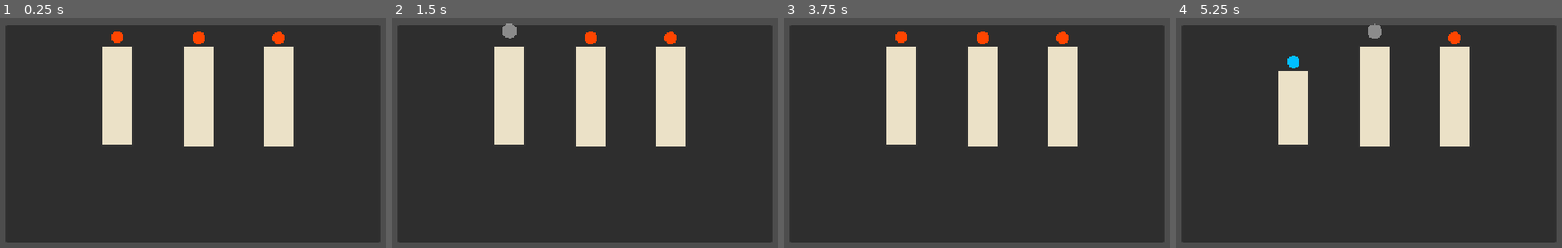
Above: before the commit, frames 1-4 (left to right).
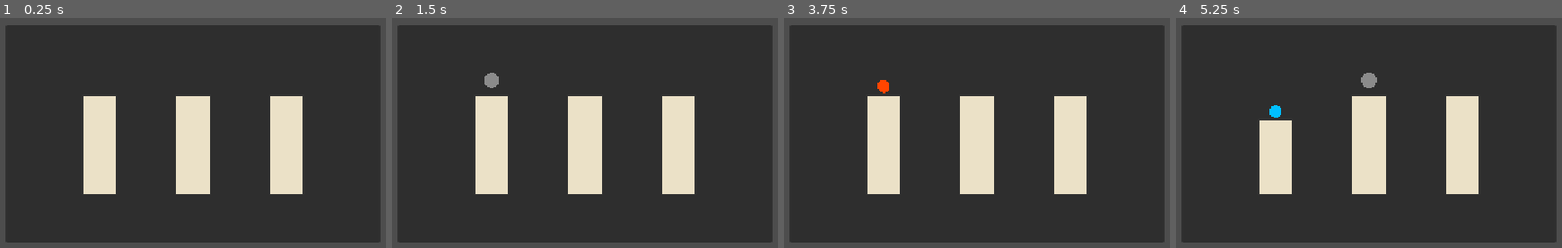
Above: after the commit, the same moments.

Repository: kelstilllearning/ahsanino123-handson
Game: Godot game, scene res://RitualCandleStuff/CandleRitualPopup.tscn
Two runs of this game, one before a commit and one after it. Both use one fixed random seed, a clock stepped at 60 frames per second and the inputs below. This scene is started directly instead of the project's main scene.
Inputs (mouse positions are in pixels of both pictures, inside the frame that each line leads up to):
- Up to frame 1 (0.25 s): no input
- Up to frame 2 (1.5 s): tap Enter at 0.5 s; move the mouse to (743, 114) at 0.52 s; hold F (Interact) 0.53-1.28 s; hold D (right) from 0.53 s (still down); tap W (jump) at 0.77 s; tap Space (Lockpick) at 0.8, 1.25, 1.35 s; move the mouse to (442, 153) at 1.27 s
- Up to frame 3 (3.75 s): tap W (jump) at 1.52, 3.02 s; tap F (Interact) at 1.55, 3.05 s; move the mouse to (1050, 45) at 2.02 s; release D (right) at 2.03 s; hold A (left) 2.03-2.78 s; hold F (Interact) 2.03-2.78 s; tap Space (Lockpick) at 2.3, 2.85 s; tap Enter at 2.75 s; move the mouse to (942, 215) at 2.77 s; hold D (right) from 2.78 s (still down); move the mouse to (outside the picture) at 3.52 s; hold Space (Lockpick) from 3.53 s (still down); click (outside the picture) at 3.6 s
- Up to frame 4 (5.25 s): tap W (jump) at 3.77, 4.52 s; move the mouse to (outside the picture) at 4.27 s; release D (right) at 4.28 s; release Space (Lockpick) at 4.28 s; hold A (left) 4.28-5.03 s; tap Mouse wheel up (zoom_in) at 4.35 s; tap F (Interact) at 4.55 s; tap Space (Lockpick) at 5 s; move the mouse to (1403, 133) at 5.02 s; hold D (right) from 5.03 s (still down); hold Mouse wheel down (zoom_out) from 5.03 s (still down)

The runs differ from the first frame. In frame 1, 14% of the frame differs, in the area x 21-79%, y 5-77%; in frame 2, 14%, in the area x 21-79%, y 2-77%; in frame 3, 14%; in frame 4, 13%.

Commit message:
fixd a bunch of stuff

Diff:
--- a/LevelStuff/Door.tscn
+++ b/LevelStuff/Door.tscn
@@ -3,7 +3,7 @@
 [ext_resource type="Script" uid="uid://bojpeolm0qqm" path="res://LevelStuff/Interactables.gd" id="1_uxpoo"]
 [ext_resource type="Texture2D" uid="uid://bsowdul1d8j6n" path="res://LevelStuff/lpc-doors-animated-1.png" id="2_pm7w2"]
 [ext_resource type="AudioStream" uid="uid://d3ovi3cpjpmuu" path="res://Lockpickingstuff/dooropensound.mp3" id="3_epcdc"]
-[ext_resource type="AudioStream" uid="uid://b1m0lwpfqurgx" path="res://LevelStuff/lockpicksuccess.mp3" id="4_epcdc"]
+[ext_resource type="AudioStream" uid="uid://bw1dt1774ccsa" path="res://Levels/mainlevelresources/lockpick.wav" id="4_epcdc"]
 
 [sub_resource type="CircleShape2D" id="CircleShape2D_xrivr"]
 radius = 91.09336
@@ -104,6 +104,7 @@
 
 [node name="Successsound" type="AudioStreamPlayer2D" parent="." unique_id=1027875570]
 stream = ExtResource("4_epcdc")
+volume_db = 24.0
 
 [connection signal="body_entered" from="." to="." method="_on_body_entered"]
 [connection signal="body_exited" from="." to="." method="_on_body_exited"]
--- a/Lockpickingstuff/LockpickPopup.tscn
+++ b/Lockpickingstuff/LockpickPopup.tscn
@@ -1,6 +1,7 @@
 [gd_scene format=3 uid="uid://cr1fa21bokj5b"]
 
 [ext_resource type="Script" uid="uid://b8e7pm8b5wq3" path="res://Lockpickingstuff/moving.gd" id="1_peesp"]
+[ext_resource type="AudioStream" uid="uid://bw1dt1774ccsa" path="res://Levels/mainlevelresources/lockpick.wav" id="2_ixj1p"]
 
 [sub_resource type="StyleBoxEmpty" id="StyleBoxEmpty_ixj1p"]
 
@@ -39,5 +40,7 @@
 texture = SubResource("GradientTexture2D_ixj1p")
 
 [node name="AudioStreamPlayer2D" type="AudioStreamPlayer2D" parent="." unique_id=1907526789]
+stream = ExtResource("2_ixj1p")
+volume_db = 24.0
 
 [node name="Sprite2D" type="Sprite2D" parent="." unique_id=905944710]
--- a/Player_InteractionManager.gd
+++ b/Player_InteractionManager.gd
@@ -32,14 +32,18 @@
 signal interaction_started
 signal interaction_ended
 signal lockpick_state_changed(is_active: bool)
+signal candle_lit(current_count: int, max_count: int)
+signal game_ended
 
 @export var near_interactables: Array[Node2D] = []
 @export var highlight_color: Color = Color(1.0, 0.9, 0.15, 1.0)
 @export var highlight_width: float = 1.5
+@export var max_candles: int = 3
 
 @onready var parent: Node = get_parent()
 @onready var ui_layer: CanvasLayer = find_child("CanvasLayer", false, false)
 
+var lit_candles: int = 0
 var lockpick_status: bool = false
 var lockpick_current: Node = null
 var _outline_material: ShaderMaterial
@@ -131,7 +135,8 @@
 
 func _start_lockpick() -> void:
 	lockpick_status = true
-	get_parent().busyness.emit()
+	if is_instance_valid(parent) and parent.has_signal("busyness"):
+		parent.busyness.emit()
 	interaction_started.emit()
 	lockpick_state_changed.emit(true)
 
@@ -164,8 +169,26 @@
 		lockpick_current.queue_free()
 		await get_tree().process_frame
 		lockpick_current = null
+	if is_instance_valid(parent) and parent.has_signal("busyness"):
 		parent.busyness.emit()
 
 func lockpicksuccess() -> void:
-	if is_instance_valid(targeted) and targeted.has_signal("successfullock"):
-		targeted.successfullock.emit()
+	if is_instance_valid(targeted):
+		if targeted.has_signal("successfullock"):
+			targeted.successfullock.emit()
+
+		# Only count ritual circles toward the candle counter (ignores normal lockpicked doors)
+		if targeted.has_signal("ritual_completed"):
+			add_lit_candle()
+
+func add_lit_candle() -> void:
+	lit_candles += 1
+	candle_lit.emit(lit_candles, max_candles)
+
+	if lit_candles >= max_candles:
+		_on_game_ended()
+
+func _on_game_ended() -> void:
+	game_ended.emit()
+	print("I HATE NIGGERS")
+	pass
--- a/RitualCandleStuff/CandleRitual.gd
+++ b/RitualCandleStuff/CandleRitual.gd
@@ -7,7 +7,7 @@
 @export var target_sizes: Array[int] = [3, 1, 2]
 @export var step_interval: float = 2.0
 
-# Placeholder textures for sizes 4, 3, 2, 1 (drop your sprites here in the Inspector)
+# Placeholder textures for sizes 4, 3, 2, 1
 @export var texture_size_4: Texture2D
 @export var texture_size_3: Texture2D
 @export var texture_size_2: Texture2D
@@ -22,13 +22,13 @@
 
 var current_candle_index: int = 0
 var current_size: int = 4
-var is_holding: bool = false
+var was_holding: bool = false
 var hold_timer: float = 0.0
 var is_resetting: bool = false
-
-# Tracks visual state per candle for fallback drawing when textures are unassigned
+var _base_bottom_y: float = 0.0
+
 var _candle_sizes: Array[int] = [4, 4, 4]
-var _flame_states: Array[String] = ["red", "red", "red"]
+var _flame_states: Array[String] = ["off", "off", "off"]
 var _smoke_states: Array[bool] = [false, false, false]
 
 const PLACEHOLDER_HEIGHTS := {
@@ -40,66 +40,63 @@
 }
 
 func _ready() -> void:
-	var half_size: Vector2 = size * 0.5
-	if half_size == Vector2.ZERO:
-		half_size = custom_minimum_size * 0.5
-	anchor_left = 0.5
-	anchor_top = 0.5
-	anchor_right = 0.5
-	anchor_bottom = 0.5
-	offset_left = -half_size.x
-	offset_top = -half_size.y
-	offset_right = half_size.x
-	offset_bottom = half_size.y
+	if size.x < 100.0 or size.y < 100.0:
+		size = custom_minimum_size if custom_minimum_size != Vector2.ZERO else Vector2(600, 320)
+	set_anchors_preset(Control.PRESET_CENTER, true)
+	position = (get_viewport_rect().size - size) * 0.5
+
+	var candle_width := 54.0
+	_base_bottom_y = size.y * 0.78
+	var spacing := size.x / float(candles.size() + 1)
+	for i in range(candles.size()):
+		candles[i].size = Vector2(candle_width, PLACEHOLDER_HEIGHTS[4])
+		candles[i].position = Vector2(spacing * (i + 1) - (candle_width * 0.5), _base_bottom_y - PLACEHOLDER_HEIGHTS[4])
 
 	_reset_all_candles()
 
 func _reset_all_candles() -> void:
 	current_candle_index = 0
 	current_size = 4
-	is_holding = false
+	was_holding = false
 	hold_timer = 0.0
 	is_resetting = false
 
 	for i in range(candles.size()):
 		_apply_candle_size(i, 4)
-		_set_flame_state(i, "red")
+		_set_flame_state(i, "off")
 		_set_smoke_visible(i, false)
 	queue_redraw()
 
 func _process(delta: float) -> void:
-	if is_resetting or not is_holding:
+	if is_resetting:
 		return
 
-	hold_timer += delta
-	if hold_timer >= step_interval:
-		hold_timer -= step_interval
-		current_size -= 1
-
-		if current_size < 1:
-			_apply_candle_size(current_candle_index, 0)
-			_trigger_fail(current_candle_index)
-		else:
-			_apply_candle_size(current_candle_index, current_size)
+	var holding_now := Input.is_action_pressed("Lockpick")
+
+	if holding_now:
+		if not was_holding:
+			was_holding = true
+			hold_timer = 0.0
+			_set_flame_state(current_candle_index, "red")
+
+		hold_timer += delta
+		if hold_timer >= step_interval:
+			hold_timer -= step_interval
+			current_size -= 1
+
+			if current_size < 1:
+				_apply_candle_size(current_candle_index, 0)
+				_trigger_fail(current_candle_index)
+			else:
+				_apply_candle_size(current_candle_index, current_size)
+	elif was_holding:
+		was_holding = false
+		_evaluate_release()
 
 func _input(event: InputEvent) -> void:
 	if event.is_action_pressed("Interact"):
 		get_viewport().set_input_as_handled()
 		lockpick_finished.emit(false)
-		return
-
-	if is_resetting:
-		return
-
-	if event.is_action_pressed("Lockpick") and not event.is_echo():
-		get_viewport().set_input_as_handled()
-		is_holding = true
-		hold_timer = 0.0
-
-	elif event.is_action_released("Lockpick") and is_holding:
-		get_viewport().set_input_as_handled()
-		is_holding = false
-		_evaluate_release()
 
 func _evaluate_release() -> void:
 	var expected_size: int = target_sizes[current_candle_index]
@@ -120,7 +117,7 @@
 		_trigger_fail(current_candle_index)
 
 func _trigger_fail(failed_index: int) -> void:
-	is_holding = false
+	was_holding = false
 	is_resetting = true
 	_set_flame_state(failed_index, "off")
 	_set_smoke_visible(failed_index, true)
@@ -142,13 +139,9 @@
 		candle.texture = tex
 		candle.visible = true
 	else:
-		# Ensure non-zero width even when TextureRect has no texture assigned
-		if candle.size.x < 10.0:
-			candle.size.x = 50.0
 		var target_h: float = PLACEHOLDER_HEIGHTS.get(size_step, 0.0)
-		var bottom_y: float = candle.position.y + candle.size.y
 		candle.size.y = target_h
-		candle.position.y = bottom_y - target_h
+		candle.position.y = _base_bottom_y - target_h
 		candle.visible = (size_step > 0)
 
 	var flame := candle.find_child("Flame", false, false)
@@ -183,7 +176,6 @@
 	queue_redraw()
 
 func _draw() -> void:
-	# Fallback visual blocks whenever textures are not assigned yet
 	for i in range(candles.size()):
 		var candle := candles[i]
 		var size_step := _candle_sizes[i]
@@ -192,19 +184,19 @@
 
 		var has_candle_tex := (candle is TextureRect and candle.texture != null)
 		if not has_candle_tex:
-			var rect := Rect2(candle.position, Vector2(maxf(candle.size.x, 50.0), candle.size.y))
-			draw_rect(rect, Color(0.92, 0.88, 0.78)) # Wax color
-			draw_rect(rect, Color(0.2, 0.2, 0.2), false, 2.0) # Outline
+			var rect := Rect2(candle.position, Vector2(candle.size.x, candle.size.y))
+			draw_rect(rect, Color(0.92, 0.88, 0.78))
+			draw_rect(rect, Color(0.2, 0.2, 0.2), false, 2.0)
 
 		var flame := candle.find_child("Flame", false, false)
 		var has_flame_tex := (flame is TextureRect and flame.texture != null)
 		if not has_flame_tex:
-			var top_center := Vector2(candle.position.x + maxf(candle.size.x, 50.0) * 0.5, candle.position.y - 14.0)
+			var top_center := Vector2(candle.position.x + candle.size.x * 0.5, candle.position.y - 14.0)
 			if _flame_states[i] == "red":
 				draw_circle(top_center, 10.0, Color.ORANGE_RED)
 			elif _flame_states[i] == "blue":
 				draw_circle(top_center, 10.0, Color.DEEP_SKY_BLUE)
 
 		if _smoke_states[i]:
-			var smoke_pos := Vector2(candle.position.x + maxf(candle.size.x, 50.0) * 0.5, candle.position.y - 24.0)
+			var smoke_pos := Vector2(candle.position.x + candle.size.x * 0.5, candle.position.y - 24.0)
 			draw_circle(smoke_pos, 12.0, Color(0.7, 0.7, 0.7, 0.7))
--- a/testlevel.tscn
+++ b/testlevel.tscn
@@ -60,11 +60,13 @@
 anchors_preset = 0
 offset_right = 40.0
 offset_bottom = 40.0
+metadata/_edit_use_anchors_ = true
 
 [node name="Label" type="Label" parent="HallwayTransition/Control" unique_id=899828255]
 layout_mode = 0
 offset_right = 40.0
 offset_bottom = 23.0
+metadata/_edit_use_anchors_ = true
 
 [node name="HallwayTransition2" type="Area2D" parent="." unique_id=1209624598 node_paths=PackedStringArray("target_teleporter")]
 position = Vector2(569, -56)
@@ -120,5 +122,71 @@
 offset_right = 40.0
 offset_bottom = 40.0
 
+[node name="RitualCircle2" type="Area2D" parent="." unique_id=1798482943]
+position = Vector2(928, -64)
+collision_layer = 3
+collision_mask = 3
+script = ExtResource("8_k8edd")
+minigame_scene = ExtResource("9_jbk63")
+
+[node name="CollisionShape2D" type="CollisionShape2D" parent="RitualCircle2" unique_id=1379781385]
+position = Vector2(0, 32)
+shape = SubResource("CircleShape2D_jbk63")
+
+[node name="Sprite2D" type="Sprite2D" parent="RitualCircle2" unique_id=816783542]
+position = Vector2(0, 48)
+scale = Vector2(0.1881803, 0.1881803)
+texture = ExtResource("10_jbk63")
+
+[node name="Sprite2D2" type="Sprite2D" parent="RitualCircle2" unique_id=735766772]
+position = Vector2(24, 48)
+scale = Vector2(0.1881803, 0.1881803)
+texture = ExtResource("10_jbk63")
+
+[node name="Sprite2D3" type="Sprite2D" parent="RitualCircle2" unique_id=1307014916]
+position = Vector2(-24, 48)
+scale = Vector2(0.1881803, 0.1881803)
+texture = ExtResource("10_jbk63")
+
+[node name="Control" type="Control" parent="RitualCircle2" unique_id=907529231]
+custom_minimum_size = Vector2(50, 50)
+layout_mode = 3
+anchors_preset = 0
+offset_right = 40.0
+offset_bottom = 40.0
+
+[node name="RitualCircle3" type="Area2D" parent="." unique_id=1990580327]
+position = Vector2(1112, -64)
+collision_layer = 3
+collision_mask = 3
+script = ExtResource("8_k8edd")
+minigame_scene = ExtResource("9_jbk63")
+
+[node name="CollisionShape2D" type="CollisionShape2D" parent="RitualCircle3" unique_id=454065468]
+position = Vector2(0, 32)
+shape = SubResource("CircleShape2D_jbk63")
+
+[node name="Sprite2D" type="Sprite2D" parent="RitualCircle3" unique_id=666797836]
+position = Vector2(0, 48)
+scale = Vector2(0.1881803, 0.1881803)
+texture = ExtResource("10_jbk63")
+
+[node name="Sprite2D2" type="Sprite2D" parent="RitualCircle3" unique_id=1844020605]
+position = Vector2(24, 48)
+scale = Vector2(0.1881803, 0.1881803)
+texture = ExtResource("10_jbk63")
+
+[node name="Sprite2D3" type="Sprite2D" parent="RitualCircle3" unique_id=953519838]
+position = Vector2(-24, 48)
+scale = Vector2(0.1881803, 0.1881803)
+texture = ExtResource("10_jbk63")
+
+[node name="Control" type="Control" parent="RitualCircle3" unique_id=1340569358]
+custom_minimum_size = Vector2(50, 50)
+layout_mode = 3
+anchors_preset = 0
+offset_right = 40.0
+offset_bottom = 40.0
+
 [editable path="player"]
 [editable path="player/Slingshot"]
Not shown, added: Levels/mainlevelresources/lockpick.wav.import
Not shown, added: Levels/mainlevelresources/lockpick.wav
Not shown, added: testlevel.tscn46138958273.tmp
Not shown, added: testlevel.tscn46147083984.tmp
